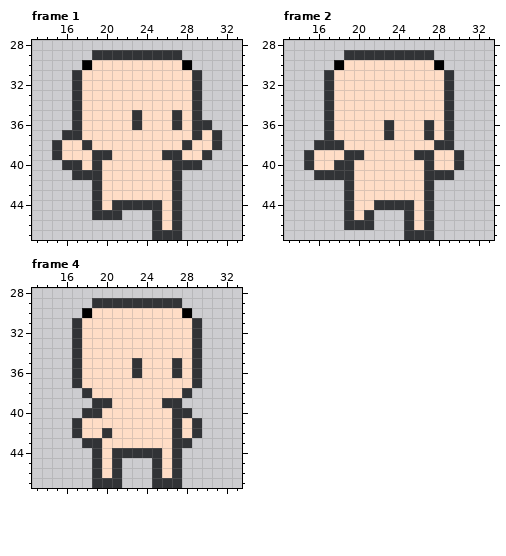
Two versions of one pixel-art file, Assets/Characters/Dummy/Dummy Fall.aseprite. That is the earlier state.
48x48 pixels, 4 frames. Shown: frame 1: x 13..33, y 28..47; frame 2: x 13..33, y 28..47; frame 4: x 13..33, y 28..47. The commit also changed other frames, which this record leaves out.
Now the later version:
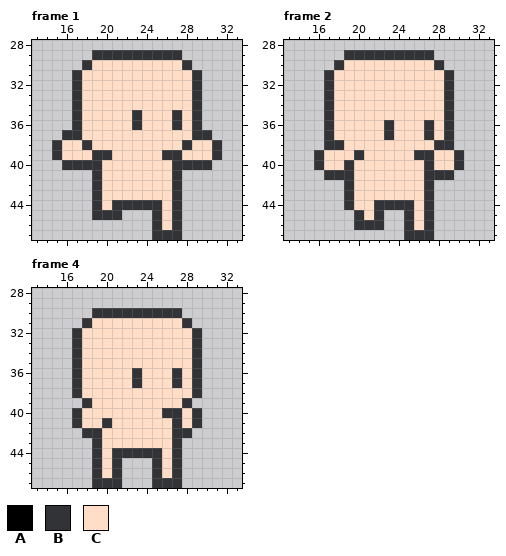
Palette (. is transparent): A #000000  B #313336  C #ffddc6
The exact change:
--- frame 1, layers "Layer 5", "Cuerpo"
@@ x 13..33 @@
 29 ......BBBBBBBBB......
-30 .....ACCCCCCCCCA.....
+30 .....BCCCCCCCCCB.....
 31 ....BCCCCCCCCCCCB....
@@ x 13..33 @@
 35 ....BCCCCCBCCCBCB....
-36 ....BCCCCCBCCCBCBB...
-37 ...BBCCCCCCCCCCCBCB..
+36 ....BCCCCCBCCCBCB....
+37 ...BBCCCCCCCCCCCBB...
 38 ..BCCBCCCCCCCCCBCCB..
-39 ..BCCCBBCCCCCBBCCB...
-40 ...BBCBCCCCCCCBBB....
-41 ....BBBCCCCCCCB......
+39 ..BCCCBBCCCCCBBCCCB..
+40 ...BBBBCCCCCCCBBBB...
+41 ......BCCCCCCCB......
 42 ......BCCCCCCCB......
--- frame 2, layers "Layer 5", "Cuerpo"
@@ x 13..33 @@
 29 ......BBBBBBBBB......
-30 .....ACCCCCCCCCA.....
+30 .....BCCCCCCCCCB.....
 31 ....BCCCCCCCCCCCB....
@@ x 13..21 @@
 37 ....BCCCC
-38 ...BBBCCC
-39 ..BCCCBBC
-40 ..BCCBBCC
-41 ...BBBBCC
+38 ....BBCCC
+39 ...BCCCBC
+40 ...BCCBCC
+41 ....BBBCC
 42 ......BCC
@@ x 17..24 @@
 44 ..BCCBBB
-45 ..BCB...
-46 ..BBB...
+45 ...BCB..
+46 ...BBB..
 47 ........
--- frame 4, layers "Layer 5", "Cuerpo"
@@ x 13..33 @@
 28 .....................
-29 ......BBBBBBBBB......
-30 .....ACCCCCCCCCA.....
-31 ....BCCCCCCCCCCCB....
+29 .....................
+30 ......BBBBBBBBB......
+31 .....BCCCCCCCCCB.....
 32 ....BCCCCCCCCCCCB....
@@ x 13..33 @@
 34 ....BCCCCCCCCCCCB....
-35 ....BCCCCCBCCCBCB....
+35 ....BCCCCCCCCCCCB....
 36 ....BCCCCCBCCCBCB....
-37 ....BCCCCCCCCCCCB....
-38 .....BCCCCCCCCCB.....
-39 ......BBCCCCCBB......
-40 .....BBCCCCCCCBB.....
-41 ....BCCCCCCCCCBCB....
-42 ....BCCBCCCCCCBCB....
-43 .....BBCCCCCCCBB.....
+37 ....BCCCCCBCCCBCB....
+38 ....BCCCCCCCCCCCB....
+39 .....BCCCCCCCCCB.....
+40 ....BCCCCCCCCBBCB....
+41 ....BCCBCCCCCCBCB....
+42 .....BBCCCCCCCBB.....
+43 ......BCCCCCCCB......
 44 ......BCBBBBBCB......
